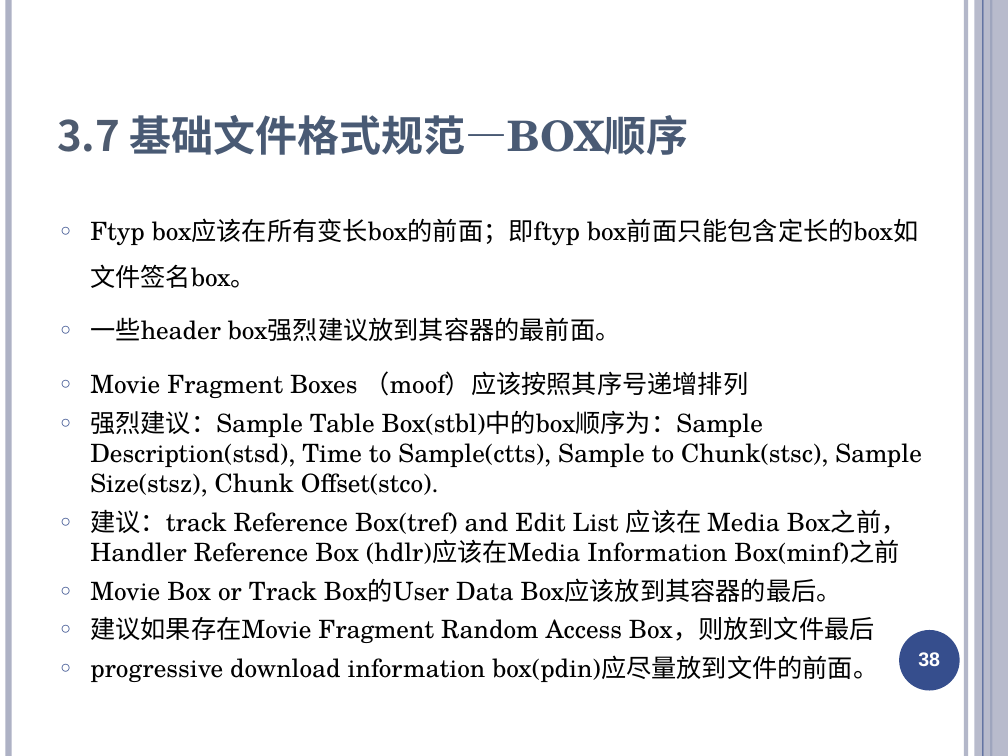
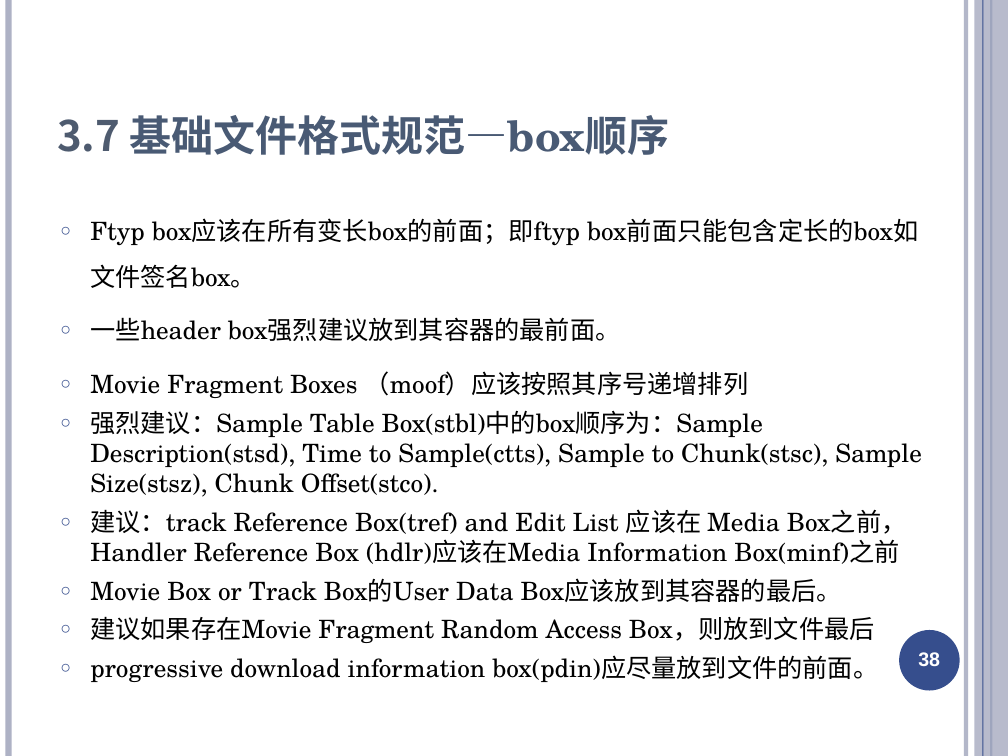
Before and after one commit to ty6815/AvStackDocs, a slide deck: slide 38 of media format/mp4/Fmp4文件格式介绍.ppt. Drawn at 1008x756 pixels with LibreOffice and Linux fonts; fonts in the diff are those of the drawing. Boxes give left, top, right and bottom in pixels: in the first picture for what was removed or moved away, otherwise in the second. Text is boxed around its words. In the diff, an @@ line names an element or a change of style, - is before the commit and + after.

Commit message:
[add]ps and ts 以及音视频基础知识

```diff
--- a/media format/mp4/Fmp4文件格式介绍.ppt
+++ b/media format/mp4/Fmp4文件格式介绍.ppt
@@ title at bbox=[57, 115, 669, 155]: text changed @@
-3.7 基础文件格式规范—BOX顺序
+3.7 基础文件格式规范—box顺序
```
Also in this commit, not shown: 31 other slides changed, 19 other files.
